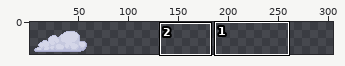
Two states of a pixel-art file, aseprite/cloud.aseprite. Above: a wide view before the commit, with the close-up outlined.
Close-up. Old version:
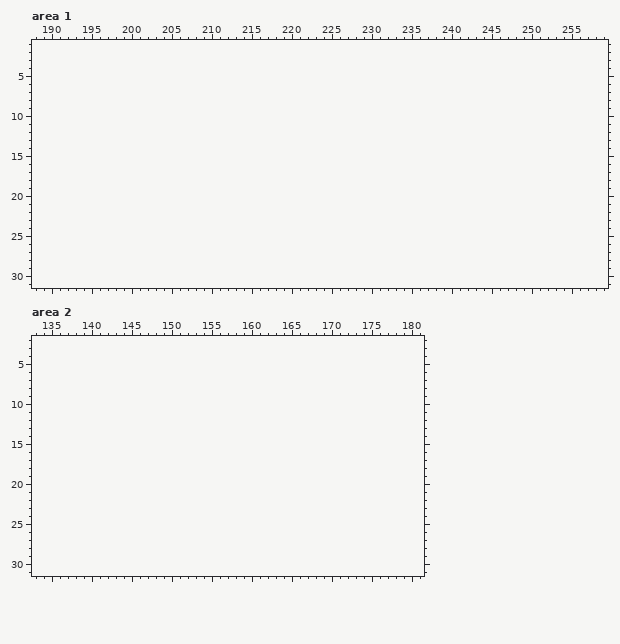
64x32 pixels, 1 frame. Colours within 5 levels of each other are drawn and written as one. Shown: area 1: x 188..259, y 1..31; area 2: x 133..181, y 2..31. The old version is drawn lined up with the new one, on the new canvas. The wide view leaves out empty margins. The commit also changed other parts of the picture, which this record leaves out.
After:
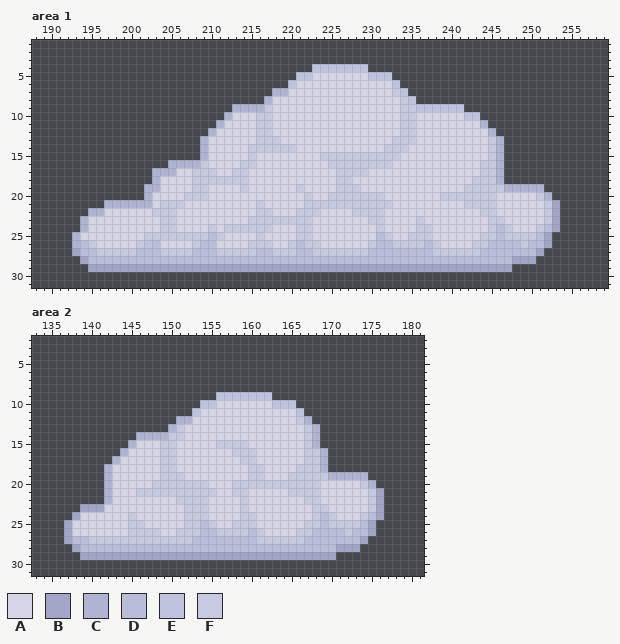
Palette (. is transparent): A #d4d6e8  B #a2a5c8  C #b0b3d1  D #babdda  E #c0c3df  F #c6c9df
Difference:
canvas 64x32 -> 320x32, the old top-left corner now at 0,7 (the part of the old canvas that was cut away was empty and is not shown)
Area 1:
y 4: x 223..229 ....... -> EEEEEEE
y 5: x 221..232 ............ -> EEAAAAAAAEEE
y 6: x 220..233 .............. -> EAAAAAAAAAAAAE
y 7: x 218..234 ................. -> CCAAAAAAAAAAAAAFE
y 8: x 217..235 ................... -> CAAAAAAAAAAAAAAAAFE
y 9: x 213..241 ............................. -> CCCCFAAAAAAAAAAAAAAAAFFEEEEEE
y 10: x 212..243 ................................ -> CAAAFFAAAAAAAAAAAAAAAAFFAAAAAAEE
y 11: x 211..244 .................................. -> CAAAAFFAAAAAAAAAAAAAAAAFFAAAAAAAAC
y 12: x 210..245 .................................... -> CAAAAAFFAAAAAAAAAAAAAAAAFFAAAAAAAAAC
y 13: x 209..246 ...................................... -> CAAAAAAFFFAAAAAAAAAAAAAAFFFAAAAAAAAAFC
y 14: x 209..246 ...................................... -> CAAAAAFFFFFFAAAAAAAAAAAFFFAAAAAAAAAAFC
y 15: x 209..246 ...................................... -> CAAAAAFAAAAAAAAFFFFFFFFFFAAAAAAAAAAAFC
y 16: x 205..246 .......................................... -> CCCCFAAAAFFAAAAAAAAAFFFFFFFFAAAAAAAAAAAFFC
y 17: x 203..246 ............................................ -> CCCAAFFFAAFFAAAAAAAAAAAFFFFAAAAAAAAAAAAAAFFC
y 18: x 203..246 ............................................ -> CAAAAFFFFFFFAAAAAAAAAAAFFAAAAAAAAAAAAAAAFFFC
y 19: x 202..251 .................................................. -> CCAAAAFFAAAAFAAAAAAFAAAAFFFAAAAAAAAAAAAAFFFFFCCCCC
y 20: x 202..252 ................................................... -> CAAAAFFFAAAAAAAAAAAAFAAFFFFFFFAAAAAAAFFFFFFFAAAAAFC
y 21: x 197..253 ......................................................... -> CCCCCCAFFFAAAAAAAAAFAAAAAFFFFFFFFFFFAAAAAAAAAFFFFAAAAAAFB
y 22: x 195..253 ........................................................... -> CCAAAAAAFFFAAAAAAAAAAFFAAAFFFAAAAFFFFAAAAAAAAAAAAFFAAAAAAFB
y 23: x 194..253 ............................................................ -> CAAAAAAAAAFFAAAAAAAAAFFFFFFFFAAAAAAAFFAAAAFAAAAAAAAFFAAAAAFB
y 24: x 194..253 ............................................................ -> CAAAAAAAAAFFAAAAFAFFFFFFAAAFFAAAAAAAAFAAAAFFAAAAAAAFDFAAAFDB
y 25: x 193..252 ............................................................ -> CAAAAAAAAFFFFFFFFDFAAAAFAAAAFFAAAAAAAADFAAFFFAAAAAAFFDFFFFDB
y 26: x 193..252 ............................................................ -> CDFAAAAAFEDAAAAFDDAAAAFFFAAFDFFAAAAAAFDDFFFFDFAAAAFFDDDDFDDB
y 27: x 193..251 ........................................................... -> BDDFFFFFDDDFFFFDDDFFFFFDDFFFDDFFFFFFFDDDDDDDDFFFFFFDDDDDDDB
y 28: x 194..250 ......................................................... -> BDDDDDDDDDDDDDDDDDDDDDDDDDDDDDDDDDDDDDDDDDDDDDDDDDDDDDBBB
y 29: x 195..247 ..................................................... -> BBBBBBBBBBBBBBBBBBBBBBBBBBBBBBBBBBBBBBBBBBBBBBBBBBBBB
Area 2:
y 9: x 156..162 ....... -> EEEEEEE
y 10: x 154..165 ............ -> EEAAAAAAAEEE
y 11: x 153..166 .............. -> EAAAAAAAAAAAAE
y 12: x 151..167 ................. -> CCAAAAAAAAAAAAAFC
y 13: x 150..168 ................... -> CFAAAAAAAAAAAAAAAFC
y 14: x 146..168 ....................... -> CCCCFFAAAAAAAAAAAAAAAFC
y 15: x 145..168 ........................ -> CAAAFFAAAAAFFFFAAAAAAAFC
y 16: x 144..169 .......................... -> CAAAAFFAAAAAAAFFFAAAAAAFFC
y 17: x 143..169 ........................... -> CAAAAAFFAAAAAAAAFFAAAAAAFFC
y 18: x 142..169 ............................ -> CAAAAAAFFAAAAAAAAAFFAAAAFFFC
y 19: x 142..174 ................................. -> CAAAAAAFFFAAAAAAAAFFAAAFFFFFCCCCC
y 20: x 142..175 .................................. -> CAAAAAFFFFFFFAAAFFFFFFFFFFFAAAAAFC
y 21: x 142..176 ................................... -> CAAAFFFFFFFFFFAAFFAAAAAFFFFAAAAAAFB
y 22: x 142..176 ................................... -> CAAAAAAAAFFFFAAAAFAAAAAAAFFAAAAAAFB
y 23: x 139..176 ...................................... -> BBBAAAAAAAAAAFFFAAAAFAAAAAAAAFFAAAAAFB
y 24: x 138..176 ....................................... -> BAAAAAAFAAAAAAFFFAAAAFFAAAAAAAFDFAAAFDB
y 25: x 137..175 ....................................... -> BAAAAAAAFFAAAAAFFDFAAFFFAAAAAAFFDFFFFDB
y 26: x 137..175 ....................................... -> BAAAAAAAFFFFAAFFFDDFFFFDFAAAAFFDDDDFDDB
y 27: x 137..174 ...................................... -> BDDFFFFFFFFFFFFFDDDDDDDDFFFFFFDDDDDDDB
y 28: x 138..173 .................................... -> BDDDDDDDDDDDDDDDDDDDDDDDDDDDDDDDDBBB
y 29: x 139..170 ................................ -> BBBBBBBBBBBBBBBBBBBBBBBBBBBBBBBB
